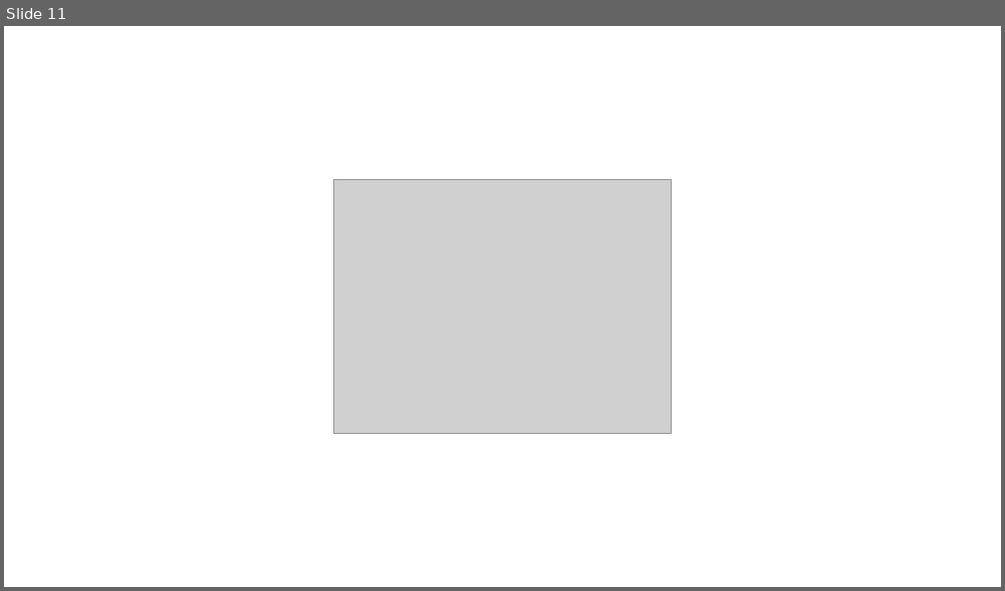
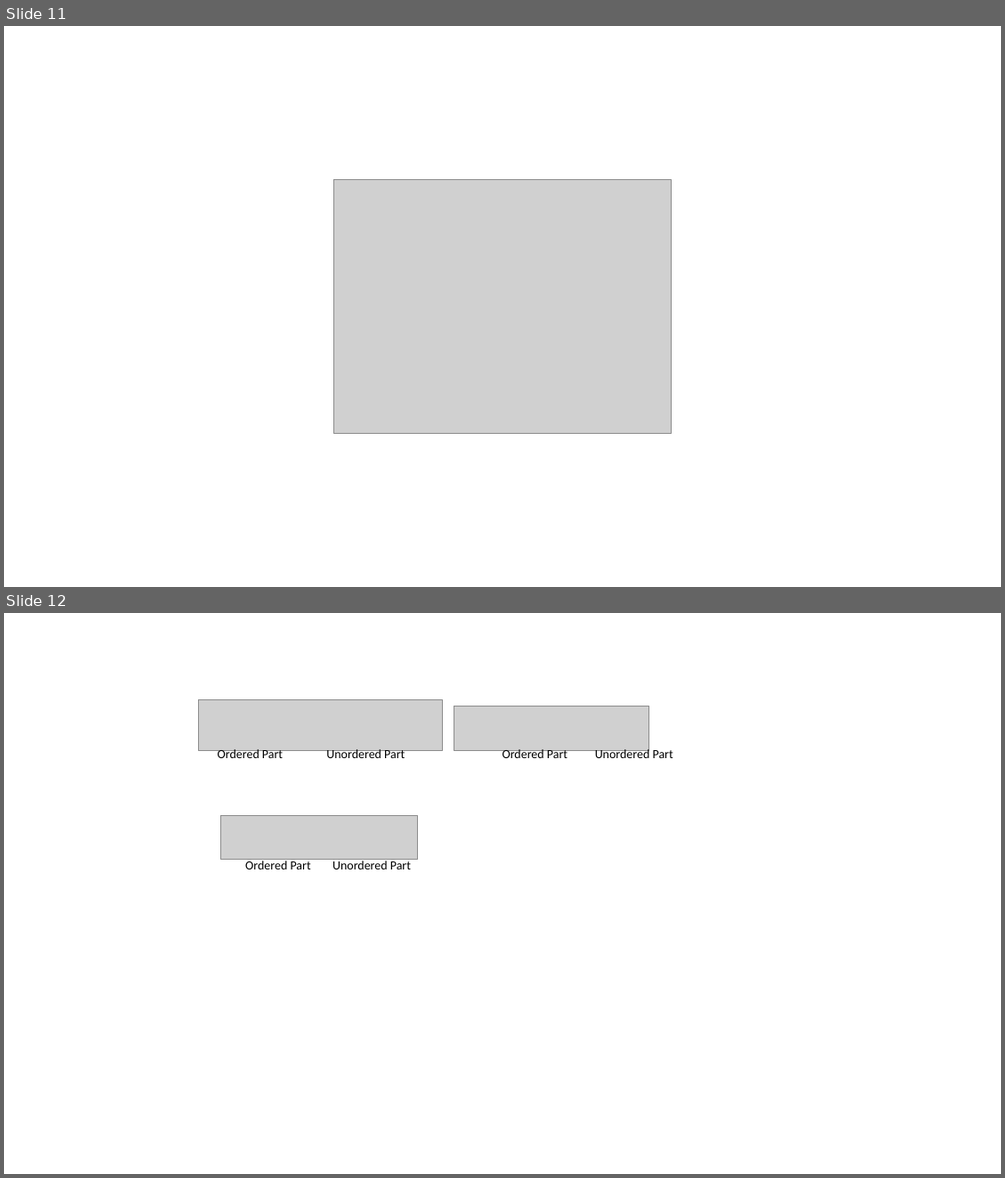
Before and after one commit to JongkukLee/JongkukJayLeeStudy, a slide deck: contents/doc/Algorithm.pptx. Shown one above the other, each under a label of ours: slide 11 before the commit, slides 11 and 12 after it. The pictures are 1005x591 and 1005x1178 pixels, drawn with LibreOffice and Linux fonts; fonts in the diff are those of the drawing; grey boxes stand for pictures. Boxes give left, top, right and bottom in pixels: in the first picture for what was removed or moved away, otherwise in the second. Text is boxed around its words. In the diff, an @@ line names an element or a change of style, - is before the commit and + after.

```diff
--- a/contents/doc/Algorithm.pptx
+++ b/contents/doc/Algorithm.pptx
@@ slide 12 added at (x1=4, y1=613, x2=1001, y2=1174), background #FFFFFF @@
@@ picture added at (x1=198, y1=699, x2=442, y2=751) @@
@@ picture added at (x1=454, y1=706, x2=649, y2=750) @@
@@ text added at (x1=218, y1=748, x2=283, y2=758), 12 pt, text #000000 @@
+Ordered Part
@@ text added at (x1=326, y1=748, x2=404, y2=758), 12 pt, text #000000 @@
+Unordered Part
@@ text added at (x1=502, y1=748, x2=567, y2=758), 12 pt, text #000000 @@
+Ordered Part
@@ text added at (x1=595, y1=748, x2=673, y2=758), 12 pt, text #000000 @@
+Unordered Part
@@ picture added at (x1=221, y1=815, x2=417, y2=859) @@
@@ text added at (x1=245, y1=859, x2=311, y2=869), 12 pt, text #000000 @@
+Ordered Part
@@ text added at (x1=332, y1=859, x2=411, y2=869), 12 pt, text #000000 @@
+Unordered Part
```
Also in this commit, not shown: 2 other slides added, 4 other files.
